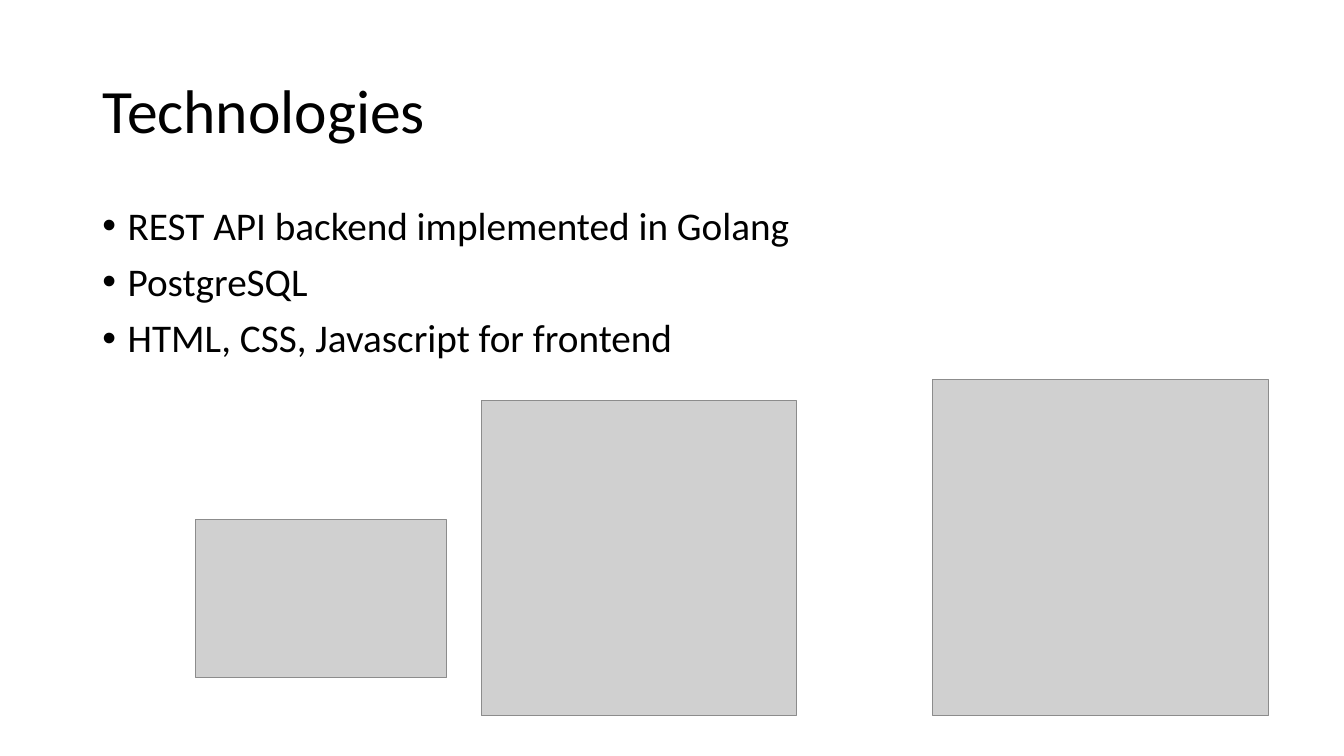
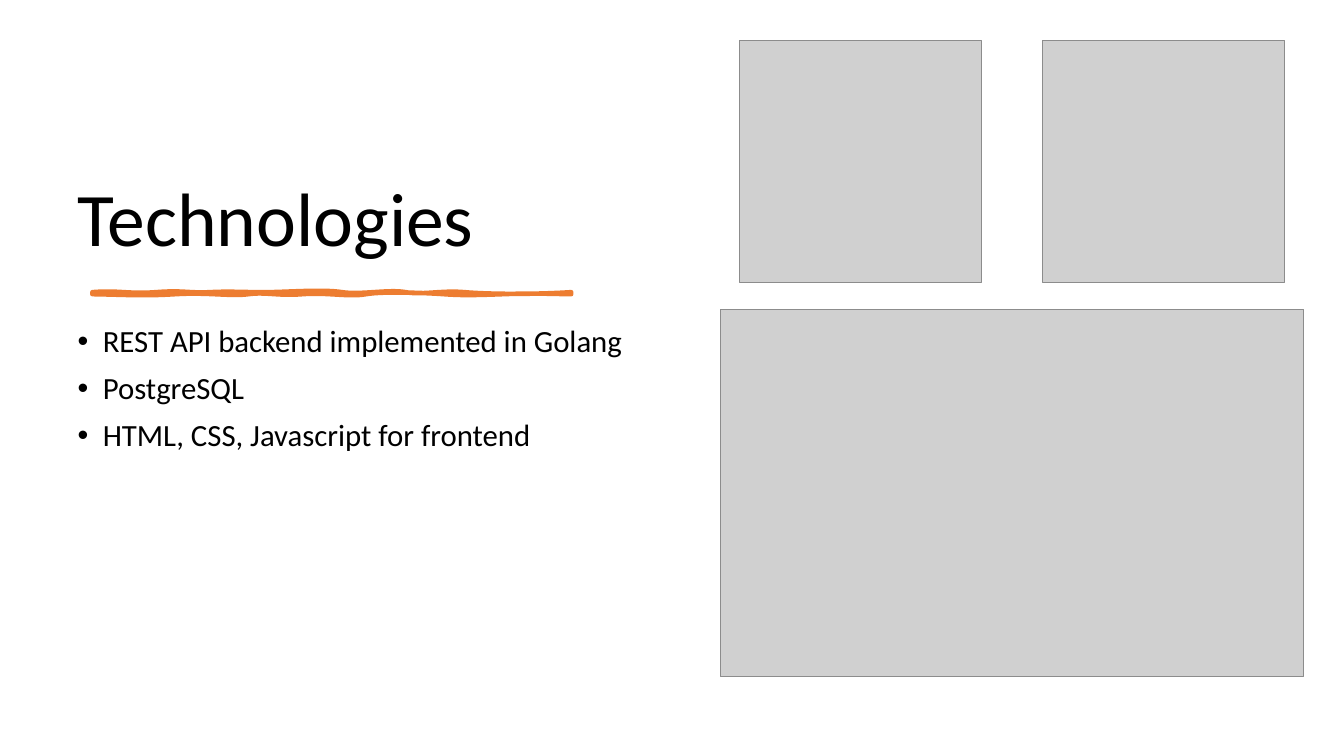
Before and after one commit to vladoiliev02/online-store, a slide deck: slide 6 of presentation.pptx. Drawn at 1344x756 pixels with LibreOffice and Linux fonts; fonts in the diff are those of the drawing; grey boxes stand for pictures. Boxes give left, top, right and bottom in pixels: in the first picture for what was removed or moved away, otherwise in the second. Text is boxed around its words. In the diff, an @@ line names an element or a change of style, - is before the commit and + after.

Commit message:
Style presentation

```diff
--- a/presentation.pptx
+++ b/presentation.pptx
@@ title "Technologies": place and size @@
-title "Technologies" at [102, 90, 425, 144]
+title "Technologies" at [78, 193, 474, 259]
@@ title "Technologies" at [78, 193, 474, 259]: size 44 to 54 pt; vertical alignment middle to bottom @@
@@ picture: place and size @@
-picture at [481, 401, 796, 716]
+picture at [739, 40, 981, 282]
@@ picture: place and size @@
-picture at [933, 380, 1268, 716]
+picture at [1044, 40, 1286, 282]
@@ freeform shape added at [93, 292, 572, 294], fill #ED7D31, outline #ED7D31 3.25 pt @@
@@ text "REST API backend implemented in ...": place and size @@
-text "REST API backend implemented in ..." at [128, 212, 789, 359]
+text "REST API backend implemented in ..." at [103, 330, 622, 451]
@@ text "REST API backend implemented in ..." at [103, 330, 622, 451]: size 28 to 22 pt @@
@@ picture: place and size @@
-picture at [196, 520, 447, 679]
+picture at [720, 310, 1304, 678]
```
Also in this commit, not shown: 7 other slides changed.
